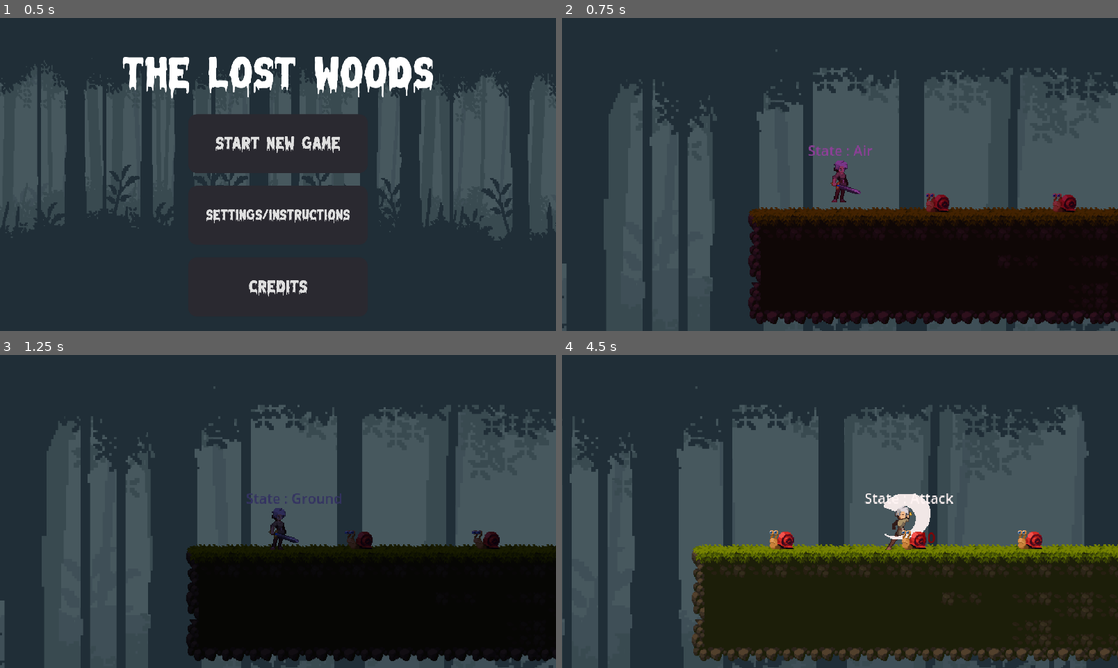
Above: before the commit, frames 1-4 (two rows, left to right).
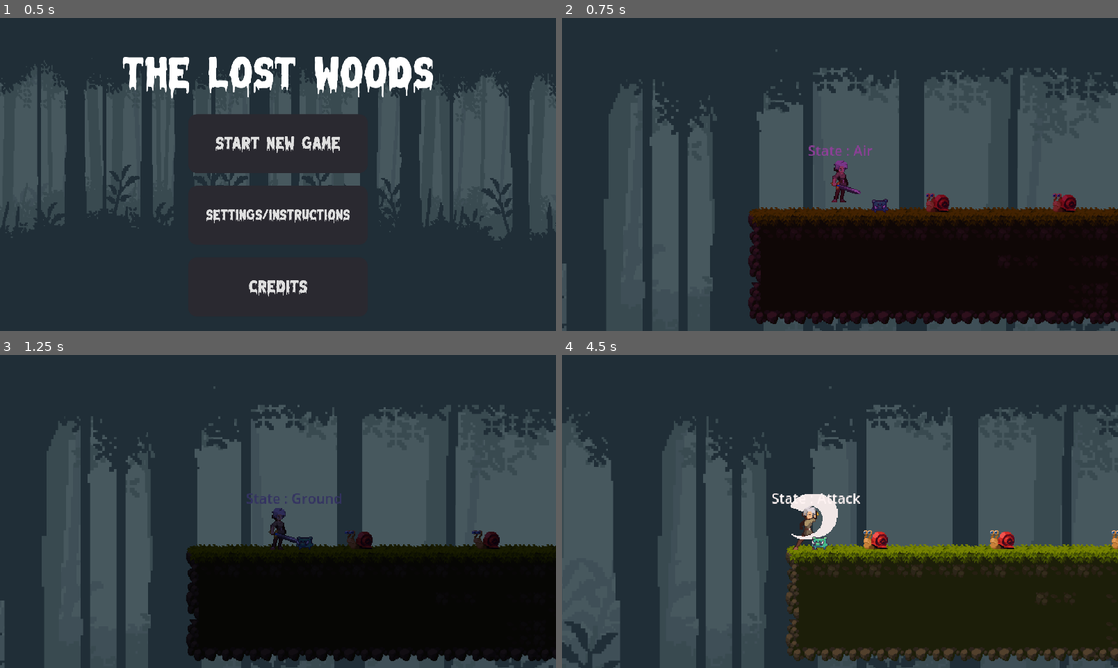
Above: after the commit, the same moments.

Repository: Pikalyx/The-Lost_Woods
Game: Godot game, scene res://main_menu.tscn
Same seed, same stepped clock (60 frames per second), same inputs: the game is played once before the commit and once after it.
Inputs:
- Up to frame 1 (0.5 s): no input
- Up to frame 2 (0.75 s): click "Start New Game" at 0.5 s
- Up to frame 3 (1.25 s): no input
- Up to frame 4 (4.5 s): hold F (attack) 1.28-2.03 s; hold D (right) 1.28-2.78 s; tap Space (jump) at 1.52, 2.27, 3.77 s; tap F (attack) at 2.1, 3.6 s; hold A (left) 2.78-3.53 s; hold F (attack) 2.78-3.53 s; hold D (right) from 3.53 s (still down); hold F (attack) from 4.28 s (still down)

Frame 1 is identical in both runs. In frame 2, 0.1% of the frame differs, in the area x 55-59%, y 57-63%; in frame 3, 0.1%; in frame 4, 34%, in the area x 0-100%, y 10-100%.

Commit message:
Update test_level.tscn

Diff:
--- a/test_level.tscn
+++ b/test_level.tscn
@@ -1,7 +1,8 @@
-[gd_scene load_steps=13 format=3 uid="uid://b4aqd86pwf6h7"]
+[gd_scene load_steps=14 format=3 uid="uid://b4aqd86pwf6h7"]
 
 [ext_resource type="Texture2D" uid="uid://dp0x1cum7iuc7" path="res://Art/Legacy-Fantasy - High Forest 2.3/Assets/Tiles.png" id="1_iy2pk"]
 [ext_resource type="PackedScene" uid="uid://c06h0yv06ktmh" path="res://Character/player.tscn" id="2_xb4bq"]
+[ext_resource type="PackedScene" uid="uid://c6h483oubrxks" path="res://Character/pig.tscn" id="3_axmyc"]
 [ext_resource type="PackedScene" uid="uid://da6eafhmdgdpx" path="res://Character/snail.tscn" id="3_j2hck"]
 [ext_resource type="PackedScene" uid="uid://blj1lwkpab2y5" path="res://UI/health_changed_manger.tscn" id="4_2jugk"]
 [ext_resource type="Texture2D" uid="uid://bkpc1kjm4t2xn" path="res://DayNightTesting/daynightcycle-gradient-texture.tres" id="4_2wotw"]
@@ -1462,6 +1463,9 @@
 drag_horizontal_enabled = true
 drag_vertical_enabled = true
 
+[node name="pig" parent="." instance=ExtResource("3_axmyc")]
+position = Vector2(66, 74)
+
 [node name="CanvasModulate" type="CanvasModulate" parent="."]
 color = Color(0.219608, 0.27451, 0.572549, 1)
 script = ExtResource("7_nbp6l")
@@ -1492,8 +1496,8 @@
 motion_mirroring = Vector2(500, 0)
 
 [node name="Sprite2D" type="Sprite2D" parent="ParallaxBackground/ParallaxLayer"]
-position = Vector2(64.6667, -42.5)
-scale = Vector2(1.36198, 1.28333)
+position = Vector2(77.3333, -37.1666)
+scale = Vector2(1.15625, 1.24778)
 texture = ExtResource("8_m3jou")
 
 [node name="ParallaxLayer2" type="ParallaxLayer" parent="ParallaxBackground"]
@@ -1502,8 +1506,8 @@
 motion_mirroring = Vector2(500, 0)
 
 [node name="Sprite2D" type="Sprite2D" parent="ParallaxBackground/ParallaxLayer2"]
-position = Vector2(63.3334, -23.6666)
-scale = Vector2(1.30469, 1.24889)
+position = Vector2(70.6667, -16.3333)
+scale = Vector2(1.19792, 1.20222)
 texture = ExtResource("9_lpf1t")
 
 [node name="ParallaxLayer3" type="ParallaxLayer" parent="ParallaxBackground"]
